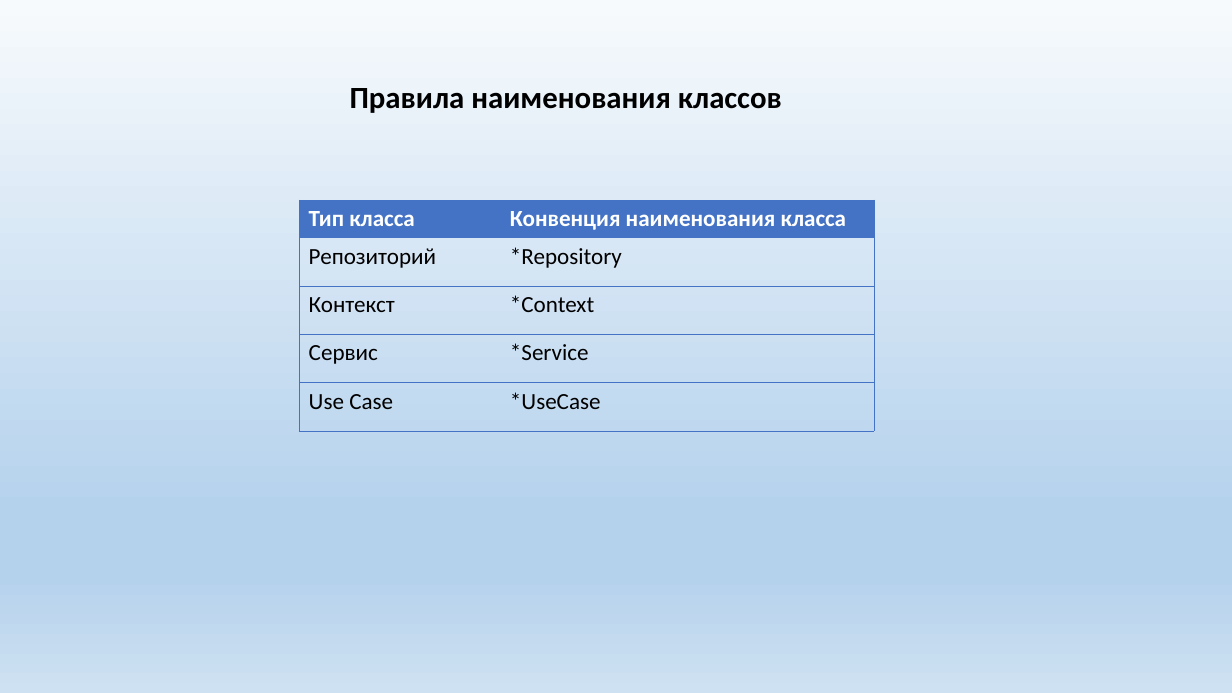
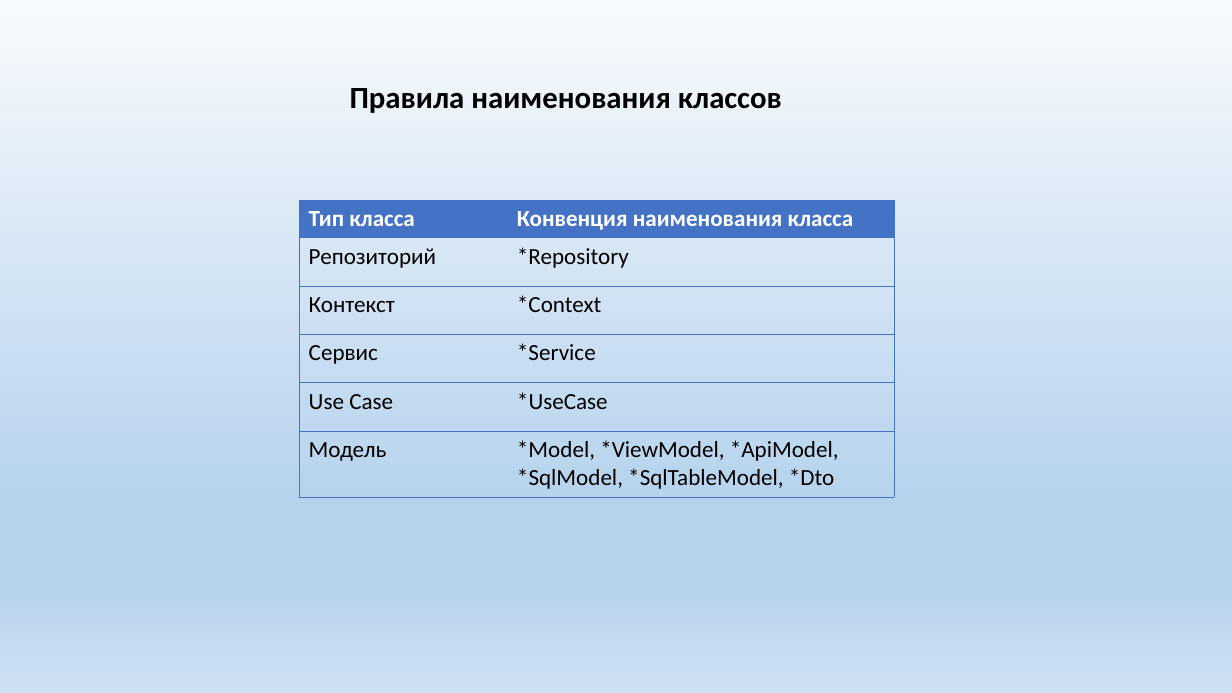
Before and after one commit to sergeyryskulov/Presentations, a slide deck: slide 6 of 10. Стандарты группы DocsVision/Стандарты на архитектуру кода группы DocsVision.pptx (slide 5 before the commit). Drawn at 1232x693 pixels with LibreOffice and Linux fonts; fonts in the diff are those of the drawing. Boxes give left, top, right and bottom in pixels: in the first picture for what was removed or moved away, otherwise in the second. Text is boxed around its words. In the diff, an @@ line names an element or a change of style, - is before the commit and + after.

```diff
--- a/10. Стандарты группы DocsVision/Стандарты на архитектуру кода группы DocsVision.pptx
+++ b/10. Стандарты группы DocsVision/Стандарты на архитектуру кода группы DocsVision.pptx
@@ table at (x1=299, y1=200, x2=894, y2=495) @@
+row 6: Модель | *Model, *ViewModel, *ApiModel, *SqlModel, *SqlTableModel, *Dto
@@ table resized from (x1=299, y1=200, x2=874, y2=431) to (x1=299, y1=200, x2=894, y2=495) @@
```
Also in this commit, not shown: 2 other slides changed, 4 slides added, 2 slides removed.
